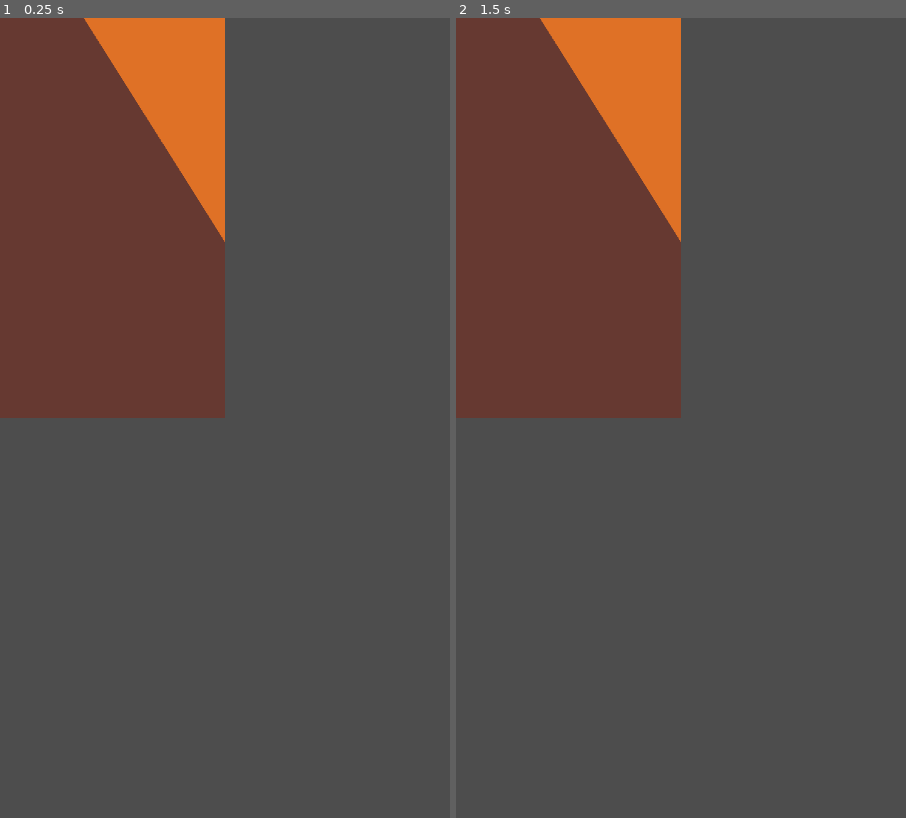
Above: before the commit, frames 1-2 (left to right).
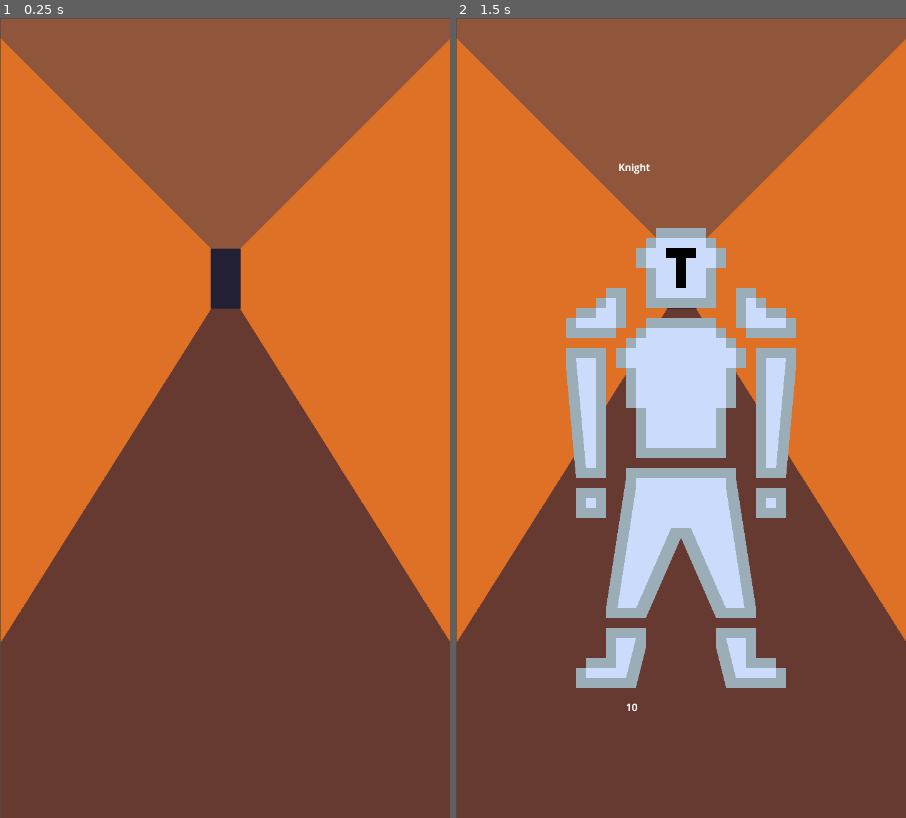
Above: after the commit, the same moments.

Repository: 3mhurley/swipe-of-fate
Game: Godot game, scene res://Scenes/tunnel.tscn
Two runs of this game, one before a commit and one after it. Both use one fixed random seed, a clock stepped at 60 frames per second and the inputs below. Before the commit the project has no main scene; this scene is started directly in both runs.
Inputs (mouse positions are in pixels of both pictures, inside the frame that each line leads up to):
- Up to frame 1 (0.25 s): no input
- Up to frame 2 (1.5 s): click (505, 50) at 0.5 s, where only the run after the commit has a clickable "Create Enemy"; click (505, 50) at 1.25 s, where only the run after the commit has a clickable "Create Enemy"

The runs differ from the first frame. In frame 1, 98% of the frame differs, in the area x 0-100%, y 0-100%; in frame 2, 100%.

Commit message:
generate enemy script

Diff:
--- a/Scenes/tunnel.tscn
+++ b/Scenes/tunnel.tscn
@@ -9,15 +9,16 @@
 [node name="CanvasLayer" type="CanvasLayer" parent="."]
 
 [node name="Sprite2D" type="Sprite2D" parent="CanvasLayer"]
+position = Vector2(361, 641)
 texture = ExtResource("1_chi24")
 
 [node name="Spawn" type="Node2D" parent="CanvasLayer"]
 
 [node name="Button" type="Button" parent="."]
-offset_left = -356.0
-offset_top = -731.0
-offset_right = -240.0
-offset_bottom = -653.0
+offset_left = 22.0
+offset_top = 16.0
+offset_right = 138.0
+offset_bottom = 94.0
 text = "Create Enemy"
 
 [connection signal="pressed" from="Button" to="." method="_on_button_pressed"]
--- a/Scripts/enemy.gd
+++ b/Scripts/enemy.gd
@@ -9,8 +9,16 @@
 
 # Called when the node enters the scene tree for the first time.
 func _ready() -> void:
-	enemy_name_label.set_text(enemy_name)
-	enemy_health_label.set_text(str(enemy_health))
+	set_enemy_values(enemy_name, enemy_health)
+	visible = false
+
+func set_enemy_values(_name: String, _health: int):
+	enemy_name = _name
+	enemy_health = _health
+	#enemy_image_sprite = _sprite
+
+	enemy_name_label.set_text(_name)
+	enemy_health_label.set_text(str(_health))
 
 # Called every frame. 'delta' is the elapsed time since the previous frame.
 func _process(delta: float) -> void:
--- a/Scripts/tunnel.gd
+++ b/Scripts/tunnel.gd
@@ -1,6 +1,8 @@
 extends Node2D
 
+@onready var enemy_scene: PackedScene = preload("res://Sprites/enemy.tscn")
 
+@onready var spawn_point = $CanvasLayer/Spawn
 # Called when the node enters the scene tree for the first time.
 func _ready() -> void:
 	pass # Replace with function body.
@@ -12,4 +14,7 @@
 
 
 func _on_button_pressed() -> void:
-	pass # Replace with function body.
+	var enemy: Enemy = enemy_scene.instantiate()
+	spawn_point.add_child(enemy)
+	enemy.set_enemy_values("Knight", 10)
+	enemy.visible = true
--- a/Sprites/enemy.tscn
+++ b/Sprites/enemy.tscn
@@ -1,25 +1,40 @@
-[gd_scene load_steps=2 format=3 uid="uid://b8u8xelycr637"]
+[gd_scene load_steps=3 format=3 uid="uid://b8u8xelycr637"]
 
+[ext_resource type="Script" path="res://Scripts/enemy.gd" id="1_be3yf"]
 [ext_resource type="Texture2D" uid="uid://bq44x74cvr6wy" path="res://Sprites/Sprite-0001.png" id="1_voubp"]
 
 [node name="Enemy" type="Node2D"]
+script = ExtResource("1_be3yf")
 
 [node name="EnemyImage" type="Node" parent="."]
 
 [node name="EnemyImageSprite" type="Sprite2D" parent="EnemyImage"]
+position = Vector2(360, 704)
 texture = ExtResource("1_voubp")
 
 [node name="EnemyName" type="Node" parent="."]
 
 [node name="EnemyNameLabel" type="Label" parent="EnemyName"]
-offset_right = 40.0
-offset_bottom = 23.0
+anchors_preset = -1
+anchor_right = 0.229167
+anchor_bottom = 0.0515625
+offset_left = 260.0
+offset_top = 227.0
+offset_right = 300.0
+offset_bottom = 250.0
+metadata/_edit_use_anchors_ = true
 
 [node name="EnemyHealth" type="Node" parent="."]
 
 [node name="EnemyHealthLabel" type="Label" parent="EnemyHealth"]
-offset_right = 40.0
-offset_bottom = 23.0
+anchors_preset = -1
+anchor_right = 0.173611
+anchor_bottom = 0.0617188
+offset_left = 272.0
+offset_top = 1091.0
+offset_right = 312.0
+offset_bottom = 1114.0
+metadata/_edit_use_anchors_ = true
 
 [node name="EnemyAttack" type="Node" parent="."]
 
--- a/project.godot
+++ b/project.godot
@@ -11,6 +11,7 @@
 [application]
 
 config/name="Swipe of Fate"
+run/main_scene="res://Scenes/tunnel.tscn"
 config/features=PackedStringArray("4.3", "Mobile")
 config/icon="res://icon.svg"
 
